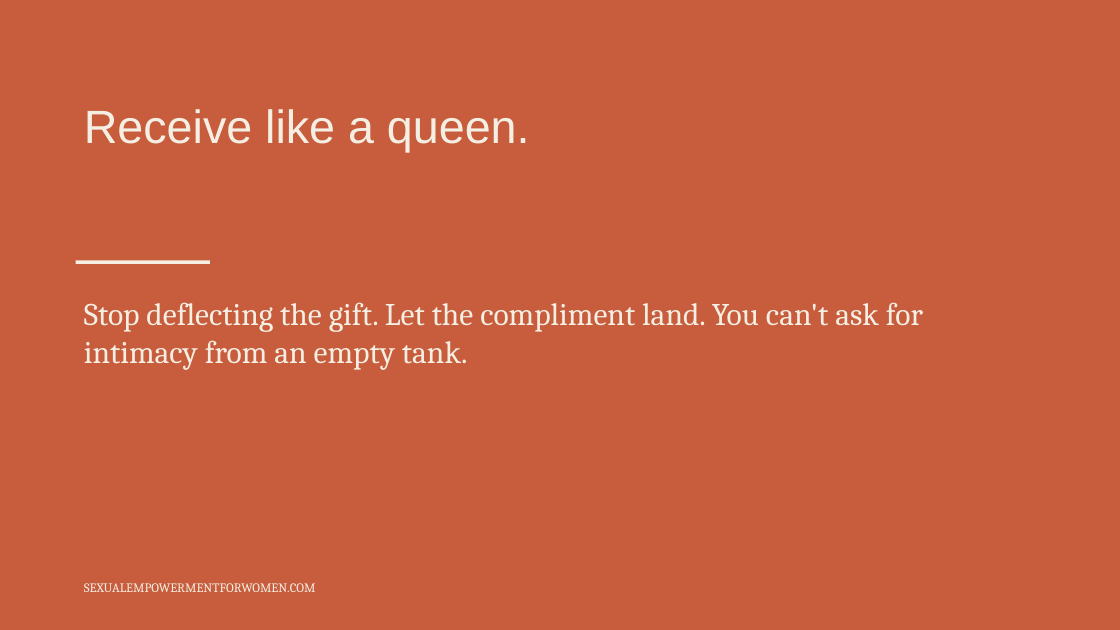
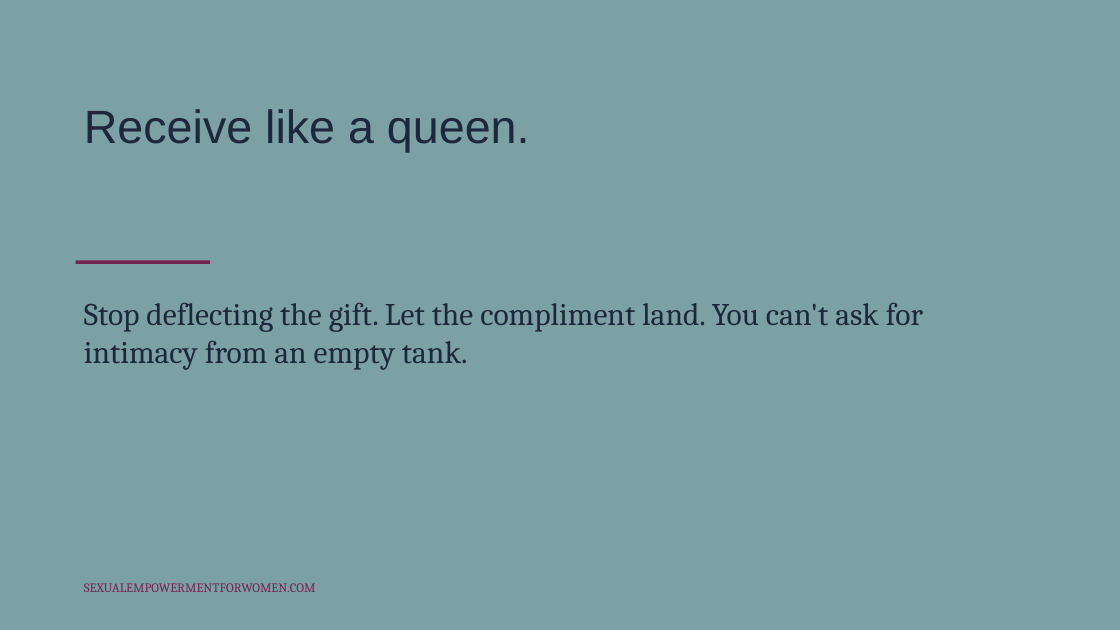
Before and after one commit to tarisha-starr/GitHub-folder, a slide deck: slide 14 of content/sessions/slides/Session-2-Speaking-It-So-Youre-Heard.pptx. Drawn at 1120x630 pixels with LibreOffice and Linux fonts; fonts in the diff are those of the drawing. Boxes give left, top, right and bottom in pixels: in the first picture for what was removed or moved away, otherwise in the second. Text is boxed around its words. In the diff, an @@ line names an element or a change of style, - is before the commit and + after.

```diff
--- a/content/sessions/slides/Session-2-Speaking-It-So-Youre-Heard.pptx
+++ b/content/sessions/slides/Session-2-Speaking-It-So-Youre-Heard.pptx
@@ background #C75D3D to #7CA1A5 @@
@@ text "Receive like a queen." at [84, 109, 530, 152]: text colour #F5EFE3 to #1D283C @@
@@ rectangle at [76, 260, 210, 264]: fill #F5EFE3 to #74234F @@
@@ text "Stop deflecting the gift. Let ..." at [84, 303, 923, 370]: text colour #F5EFE3 to #1D283C @@
@@ text "SEXUALEMPOWERMENTFORWOMEN.COM" at [84, 583, 316, 592]: text colour #F5EFE3 to #74234F @@
```
Also in this commit, not shown: 16 other slides changed, 9 other files.
